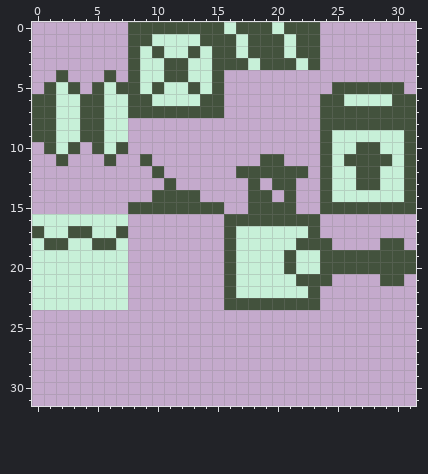
Edited in one commit: pixel-art sprite (public/assets/textures/tiles.png). The first picture shows the starting point.
The file is 32x32 pixels.
New version:
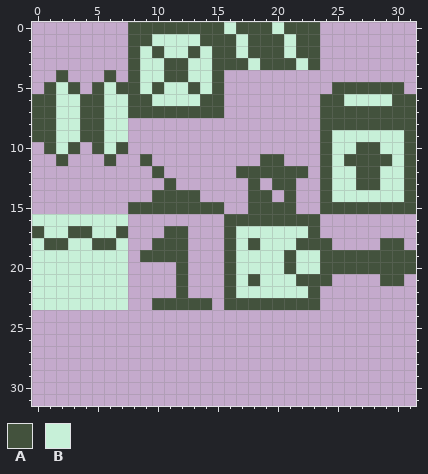
Palette (. is transparent): A #43523d  B #c7f0d8
The exact change:
Changed rows in their new state; - is an unchanged pixel.
first column x 9:
17 --AA------
18 -AAA-----A
19 AAAA------
20 ---A------
21 ---A-----A
22 ---A------
23 -AAAAA----
Changed places in both pictures, as pixel boxes (x1, y1, x2, y2):
added: (140, 226, 212, 310)
changed: (248, 238, 260, 286)
